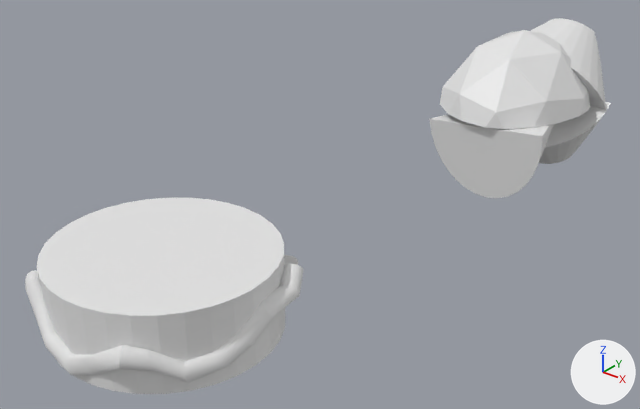
Renders of the Blender file Characters/Models/Nordic/NordStand.blend from each side of a commit.
Camera for both pictures: a camera (50 mm lens) standing at (3.47, -6.88, 2.96) and looking at (-0.25, -2.23, 0.08). The lights are fixed; the arrows at lower right show +X, +Y and +Z.

Before the edit, the objects in view are built like this:
```python
ob_cone = bpy.data.objects.new('Cone', me_cone)
ob_cone.location = (0.266, 0.775, 0.725)
ob_cone.rotation_euler = (-0.961, 0.0, 0.0)  # degrees (-55, 0, 0)
ob_cone.scale = (0.627, 0.627, 0.627)
ob_cone_001 = bpy.data.objects.new('Cone.001', me_cone_001)
ob_cone_001.location = (0.266, 0.598, -0.116)
ob_cone_001.rotation_euler = (-0.578, 3.11, 0.0805)  # degrees (-33, 178, 4.6)
ob_cone_001.scale = (0.627, 0.627, 0.627)
ob_cone_002 = bpy.data.objects.new('Cone.002', me_cone_003)
ob_cone_002.location = (0.276, 0.162, 0.47)
ob_cone_002.rotation_euler = (-1.659, 3.056, 0.0102)  # degrees (-95, 175, 0.6)
ob_cone_002.scale = (0.51, 0.629, 0.959)
ob_cone_006 = bpy.data.objects.new('Cone.006', me_cone_007)
ob_cone_006.location = (0.429, 0.558, -0.201)
ob_cone_006.rotation_euler = (-0.342, 0.893, 0.883)  # degrees (-20, 51, 51)
ob_cone_006.scale = (0.0592, 0.0552, 0.0605)
ob_cylinder = bpy.data.objects.new('Cylinder', me_cylinder_002)
ob_cylinder.location = (0.0, -3.974, 0.289)
ob_cylinder.scale = (-0.696, -0.686, 0.243)
ob_cylinder_001 = bpy.data.objects.new('Cylinder.001', me_cylinder)
ob_cylinder_001.location = (0.0, -3.312, 0.232)
ob_cylinder_001.rotation_euler = (-1.665, -1.155, 1.636)  # degrees (-95, -66, 94)
ob_cylinder_001.scale = (0.0637, 0.0637, 1.7)
ob_icosphere = bpy.data.objects.new('Icosphere', me_icosphere)
ob_icosphere.location = (0.209, -0.047, 0.166)
ob_icosphere.rotation_euler = (0.00721, 0.0, 0.0)  # degrees (0.4, 0, 0)
ob_icosphere.scale = (0.668, 0.881, 0.859)
```
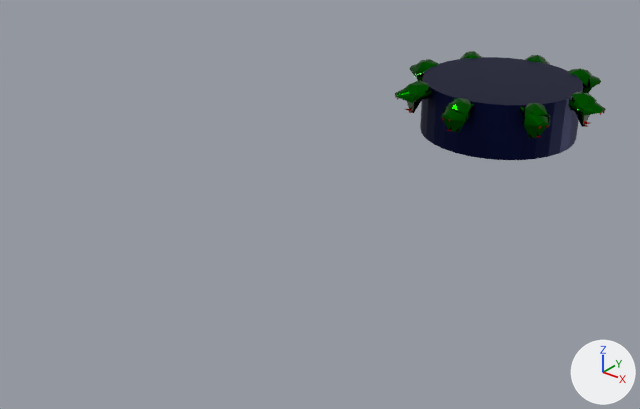
Changed parts and their boxes [x1, y1, x2, y2] in the pictures (640 x 409 px):
'Cylinder', recoloured, moved, turned
    before: [37, 198, 286, 394]
    after: [420, 57, 583, 160]
'Icosphere', deleted
    before: [440, 30, 590, 129]
'Cylinder.001', deleted
    before: [25, 255, 304, 383]
'Cone.002', deleted
    before: [429, 114, 554, 198]
'Cone.006', reshaped, moved, turned, rescaled (not visible before)
    after: [395, 51, 606, 138]
'Cone', deleted
    before: [531, 18, 607, 112]
'Cone.001', deleted
    before: [539, 102, 611, 164]
'Cone.013', added
    after: [395, 70, 605, 139]
part 1 of me_cone_007, added (green)
    after: [460, 51, 601, 93]
part 2 of me_cone_007, added (green)
    after: [520, 92, 606, 138]
part 3 of me_cone_007, added (green)
    after: [395, 81, 474, 132]
part 4 of me_cone_007, built on
    after: [409, 59, 439, 82]

The change, as a list of edits to the scene's bpy script:
```text
Change me_cylinder_002:
    where me_cylinder_002.from_pydata(...)  # 64 vertices, 34 faces; spans x -1.0..1.0, y -1.0..1.0, z -1.0..1.0
    add me_cylinder_002.materials.append(mat_material_002)  # dark blue #161c47
Change me_cone_007:
    used by ob_cone_006; location = (0.429, 0.558, -0.201); rotation_euler = (-0.342, 0.893, 0.883), in degrees (-20, 51, 51); scale = (0.0592, 0.0552, 0.0605)
    remove me_cone_007.from_pydata(...)  # 33 vertices, 33 faces; spans x -1.0..1.0, y -1.0..1.0, z -1.0..1.0
    add me_cone_007.from_pydata(...)  # 1168 vertices, 752 faces; spans x -7.95..8.77, y -2.21..1.07, z -16.44..0.14
    me_cone_007 part 1: 438 vertices added at x 3.18..8.77, y -2.02..0.99, z -13.05..-1.28
    me_cone_007 part 2: 292 vertices added at x -4.72..2.01, y -2.21..0.29, z -16.44..-12.13
    me_cone_007 part 3: 292 vertices added at x -7.95..-3.84, y -1.84..0.9, z -9.99..-3.1
    me_cone_007 part 4: 16 vertices removed from x -0.98..0.98, y 0.0..1.0, z -1.0..1.0; 129 vertices added at x -1.04..1.01, y -1.38..1.07, z -2.86..0.14
    add me_cone_007.materials.append(mat_material_015)  # dark green #016300
    add me_cone_007.materials.append(mat_material_006)  # dark green #016300
    add me_cone_007.materials.append(mat_material_014)  # dark green #016300
    add me_cone_007.materials.append(mat_material_023)  # dark green #016300
    add me_cone_007.materials.append(mat_material_019)  # dark green #016300
    add me_cone_007.materials.append(mat_material_018)  # dark green #016300
Change ob_cylinder:
    ob_cylinder.location: (0.0, -3.974, 0.289) -> (0.003, 0.029, 0.289)
    ob_cylinder.rotation_euler: (0.0, 0.0, 0.0) -> (0.0, 0.0, 0.767)  # degrees (0, 0, 0) -> degrees (0, 0, 44)
Remove ob_cylinder_001:
    ob_cylinder_001 = bpy.data.objects.new('Cylinder.001', me_cylinder)
Remove ob_cone:
    ob_cone = bpy.data.objects.new('Cone', me_cone)
Remove ob_cone_001:
    ob_cone_001 = bpy.data.objects.new('Cone.001', me_cone_001)
Remove ob_icosphere:
    ob_icosphere = bpy.data.objects.new('Icosphere', me_icosphere)
Remove ob_cone_002:
    ob_cone_002 = bpy.data.objects.new('Cone.002', me_cone_003)
Change ob_cone_006:
    ob_cone_006.location: (0.429, 0.558, -0.201) -> (-0.943, 0.055, 0.422)
    ob_cone_006.rotation_euler: (-0.342, 0.893, 0.883) -> (-1.508, 0.0, -4.795)  # degrees (-20, 51, 51) -> degrees (-86, 0, -275)
    ob_cone_006.scale: (0.0592, 0.0552, 0.0605) -> (0.115, 0.115, 0.115)
Add ob_cone_013:
    ob_cone_013 = bpy.data.objects.new('Cone.013', me_cone_048)  # 1056 vertices, 1056 faces; spans x -1.0..129.0, y -68.0..92.0, z -16.0..9.0; in mat_material_021 (red #e70c00), mat_material_003 (red #e70c00), mat_material_005 (red #e70c00), mat_material_013 (red #e70c00), mat_material_016 (red #e70c00), mat_material_022 (red #e70c00), mat_material_020 (red #e70c00), mat_material_017 (red #e70c00)
    ob_cone_013.location = (0.732, -0.562, 0.434)
    ob_cone_013.rotation_euler = (-3.188, 0.131, -3.673)  # degrees (-183, 7.5, -210)
    ob_cone_013.scale = (0.0144, 0.012, 0.0163)
```
